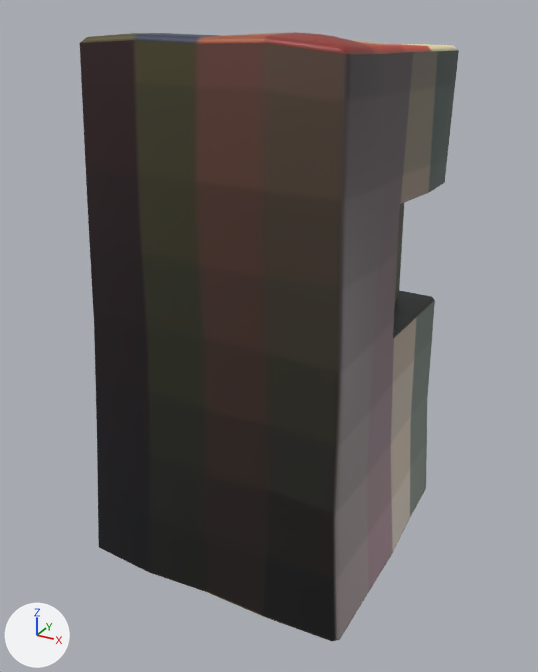
One commit to the glTF model dans_modeling_agency/assets/MSH_Building_010.glb: the scene before it, then after it.
Both versions are drawn from a 50 mm lens placed at (6.27, -11.66, 9.98), pointed at (0.04, -0.33, 4.31). Lighting does not change. The marker at lower left points along +X, +Y and +Z. Vertices at the same position are counted once.

The first picture shows 'Base.010'.
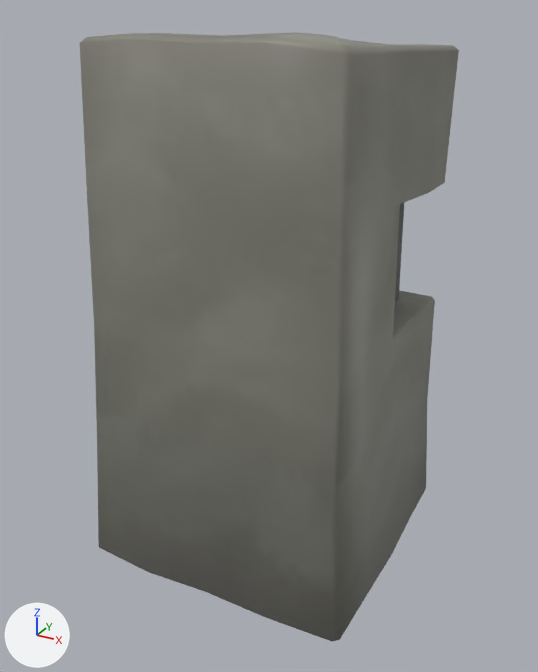
What differs and where, as boxes (x1, y1, x2, y2) in the pictures (538 x 672 px):
'Base.010', surface changed, shading changed: (80, 32, 459, 641) in both
part 2 of me_grid_011, surface changed: (80, 32, 459, 641) in both

The change in detail:
Picture 'TX_Buildings' (img_tx_buildings) is new.
Material 'Material' (mat_material) changes its picture from img_tx_palette to img_tx_buildings.
me_grid_011 has 239 vertices, 443 faces and spans x -2.7..2.68, y -2.8..2.61, z 0.0..9.68.
me_grid_011 is used by ob_base_010; location (0.0, 0.0, 0.0).
me_grid_011 part 1: its shading normals changed.
me_grid_011 part 2: texture (UV) coordinates of 443 of 443 faces, centred in x -2.65..2.61, y -2.7..2.58, z 0.77..9.66, changed; they spanned u 0.0..0.83, v 0.0..1.0 and now span u 0.0..1.0, v 0.18..0.98.
